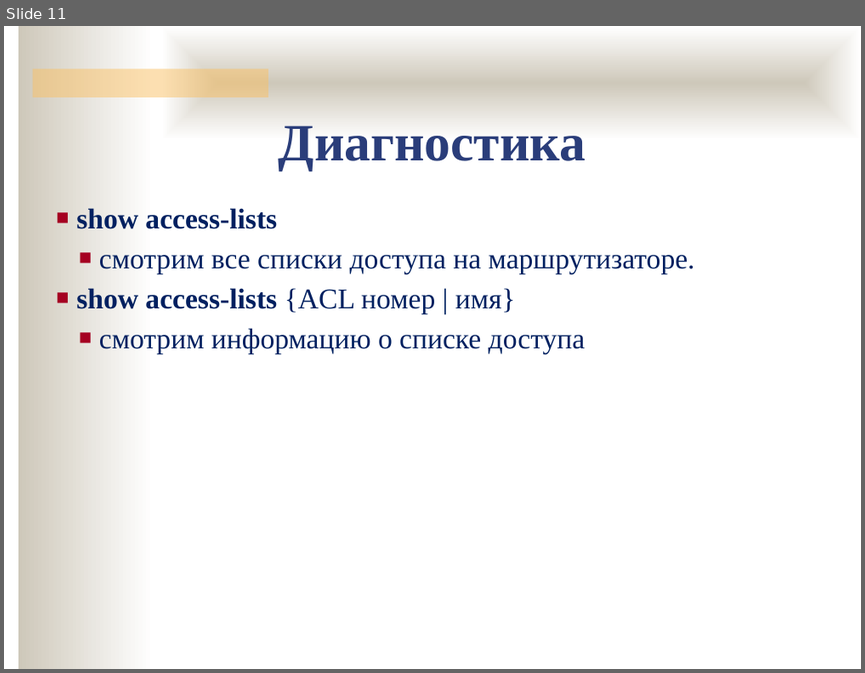
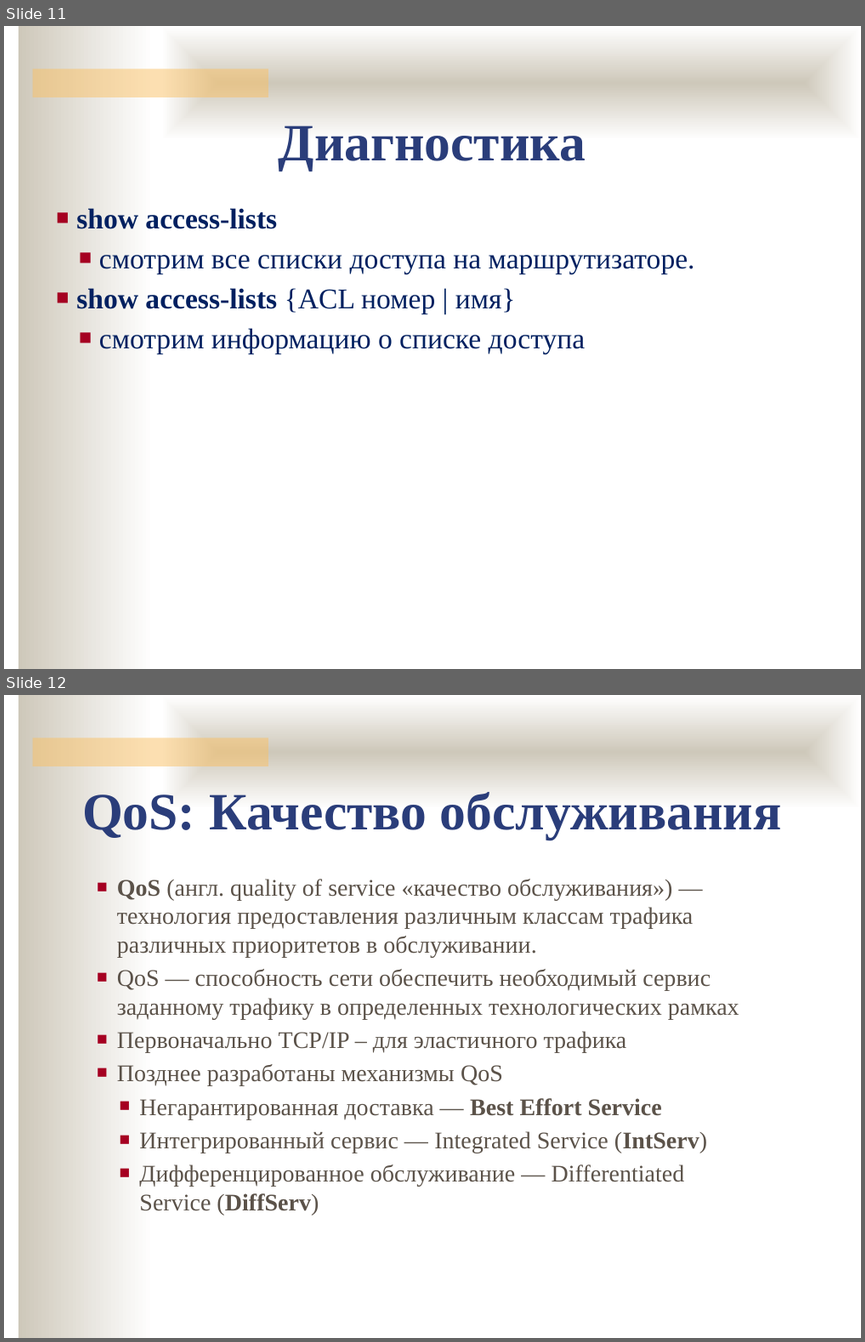
Before and after one commit to ukoloff/nets, a slide deck: lecture/L3+.pptx. Shown one above the other, each under a label of ours: slide 11 before the commit, slides 11 and 12 after it. The pictures are 865x673 and 865x1342 pixels, drawn with LibreOffice and Linux fonts; fonts in the diff are those of the drawing; background and template pictures are left out. Boxes give left, top, right and bottom in pixels: in the first picture for what was removed or moved away, otherwise in the second. Text is boxed around its words. In the diff, an @@ line names an element or a change of style, - is before the commit and + after.

```diff
--- a/lecture/L3+.pptx
+++ b/lecture/L3+.pptx
@@ slide 12 added at bbox=[4, 695, 861, 1338], background #FFFFFF; not listed: 3 template elements that a slide beside it also shows @@
@@ text added at bbox=[82, 792, 782, 839], 44 pt, text #2A3D7A, bold @@
+QoS: Качество обслуживания
@@ text added at bbox=[117, 879, 739, 1214], 20 pt, text #5B5249 @@
+■ QoS (англ. quality of service «качество обслуживания») — технология предоставления различным классам трафика различных приоритетов в обслуживании.
+■ QoS — способность сети обеспечить необходимый сервис заданному трафику в определенных технологических рамках
+■ Первоначально TCP/IP – для эластичного трафика
+■ Позднее разработаны механизмы QoS
+  ■ Негарантированная доставка — Best Effort Service
+  ■ Интегрированный сервис — Integrated Service (IntServ)
+  ■ Дифференцированное обслуживание — Differentiated Service (DiffServ)
```
Also in this commit, not shown: 2 slides changed, 5 other slides added.
